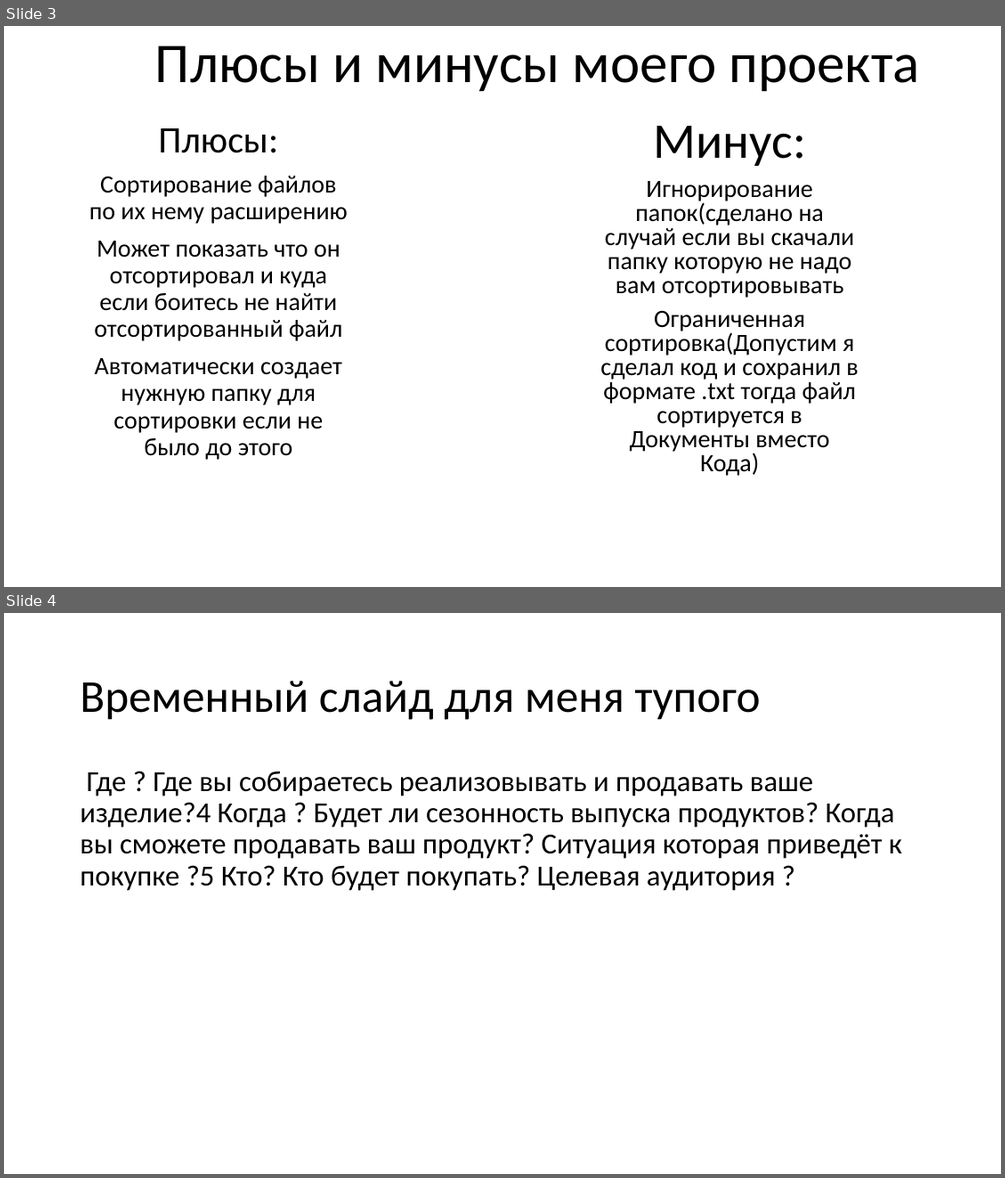
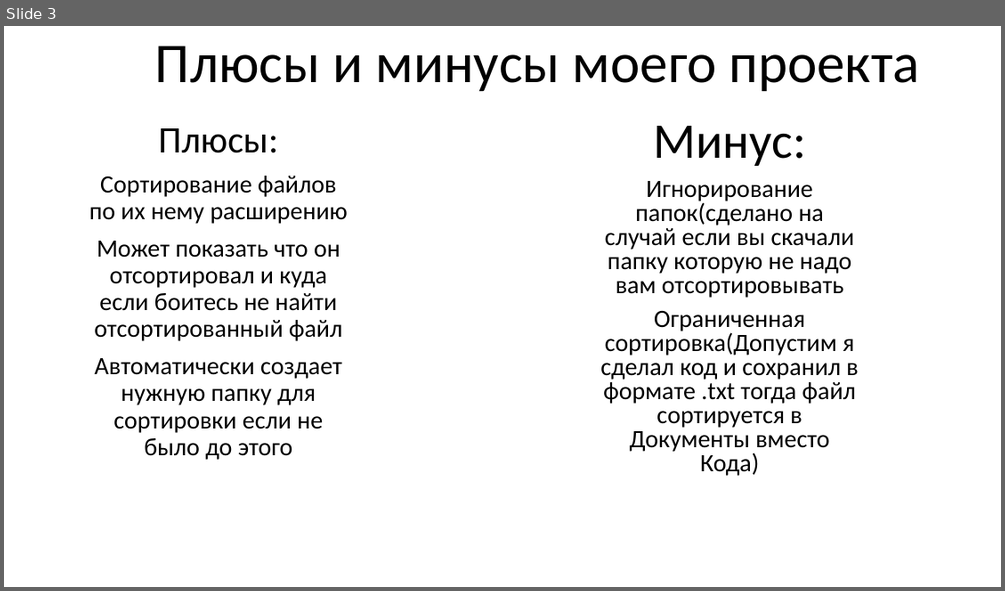
Before and after one commit to Orioriori4/Organaizer-zagryzog, a slide deck: Органайзер загрузок.pptx. Shown one above the other, each under a label of ours: slides 3 and 4 before the commit, slide 3 after it. The pictures are 1005x1178 and 1005x591 pixels, drawn with LibreOffice and Linux fonts; fonts in the diff are those of the drawing. Boxes give left, top, right and bottom in pixels: in the first picture for what was removed or moved away, otherwise in the second. Text is boxed around its words. In the diff, an @@ line names an element or a change of style, - is before the commit and + after.

```diff
--- a/Органайзер загрузок.pptx
+++ b/Органайзер загрузок.pptx
@@ slide 4 removed at [4, 613, 1001, 1174], background #FFFFFF @@
@@ title removed at [80, 681, 760, 720] @@
-Временный слайд для меня тупого
@@ text removed at [80, 771, 902, 891] @@
-Где ? Где вы собираетесь реализовывать и продавать ваше изделие?4 Когда ? Будет ли сезонность выпуска продуктов? Когда вы сможете продавать ваш продукт? Ситуация которая приведёт к покупке ?5 Кто? Кто будет покупать? Целевая аудитория ?
```
